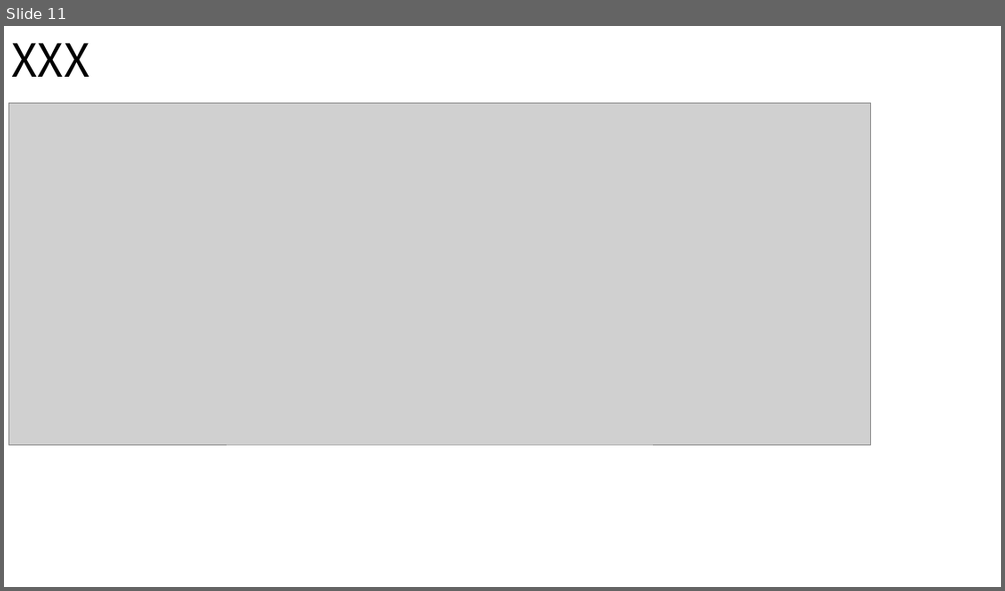
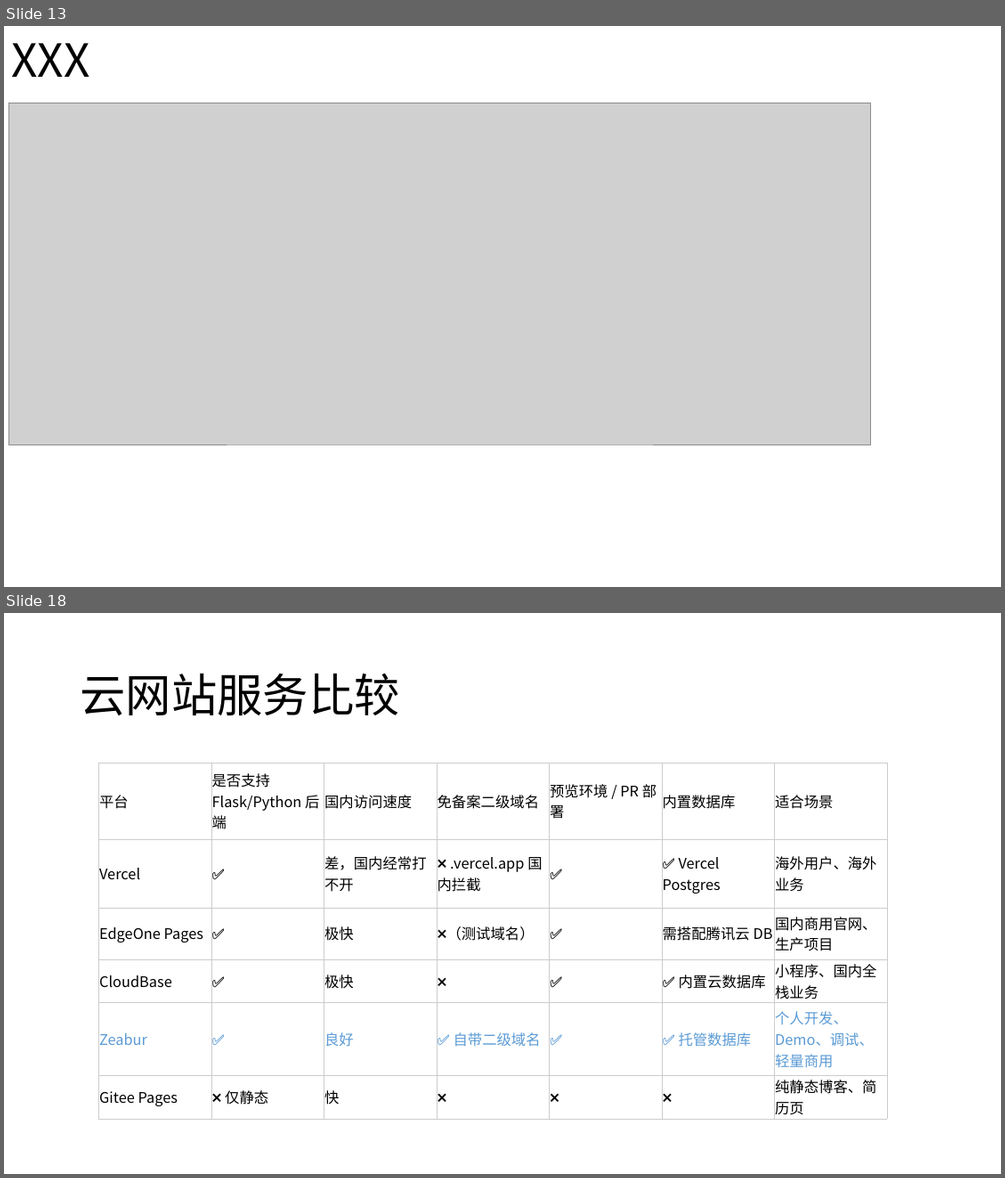
Before and after one commit to a0956610123/mytolist, a slide deck: doc/操作手册.pptx. Shown one above the other, each under a label of ours: slide 11 before the commit, slides 13 and 18 after it; the slides between them are not shown. The pictures are 1005x591 and 1005x1178 pixels, drawn with LibreOffice and Linux fonts; fonts in the diff are those of the drawing; grey boxes stand for pictures. Boxes give left, top, right and bottom in pixels: in the first picture for what was removed or moved away, otherwise in the second. Text is boxed around its words. In the diff, an @@ line names an element or a change of style, - is before the commit and + after.

```diff
--- a/doc/操作手册.pptx
+++ b/doc/操作手册.pptx
@@ slide 18 added at [4, 613, 1001, 1174], background #FFFFFF @@
@@ title added at [80, 673, 399, 715], 44 pt, text #000000 @@
+云网站服务比较
@@ table added at [99, 763, 890, 1119], 6 rows, 7 columns @@
+平台 | 是否支持 Flask/Python 后端 | 国内访问速度 | 免备案二级域名 | 预览环境 / PR 部署 | 内置数据库 | 适合场景
+Vercel | ✅ | 差，国内经常打不开 | ❌ .vercel.app 国内拦截 | ✅ | ✅ Vercel Postgres | 海外用户、海外业务
+EdgeOne Pages | ✅ | 极快 | ❌（测试域名） | ✅ | 需搭配腾讯云 DB | 国内商用官网、生产项目
+CloudBase | ✅ | 极快 | ❌ | ✅ | ✅ 内置云数据库 | 小程序、国内全栈业务
+Zeabur | ✅ | 良好 | ✅ 自带二级域名 | ✅ | ✅ 托管数据库 | 个人开发、Demo、调试、轻量商用
+Gitee Pages | ❌ 仅静态 | 快 | ❌ | ❌ | ❌ | 纯静态博客、简历页
@@ what was slide 11 is now slide 13 @@
```
Also in this commit, not shown: 5 slides changed, 6 other slides added, 13 slides removed.
